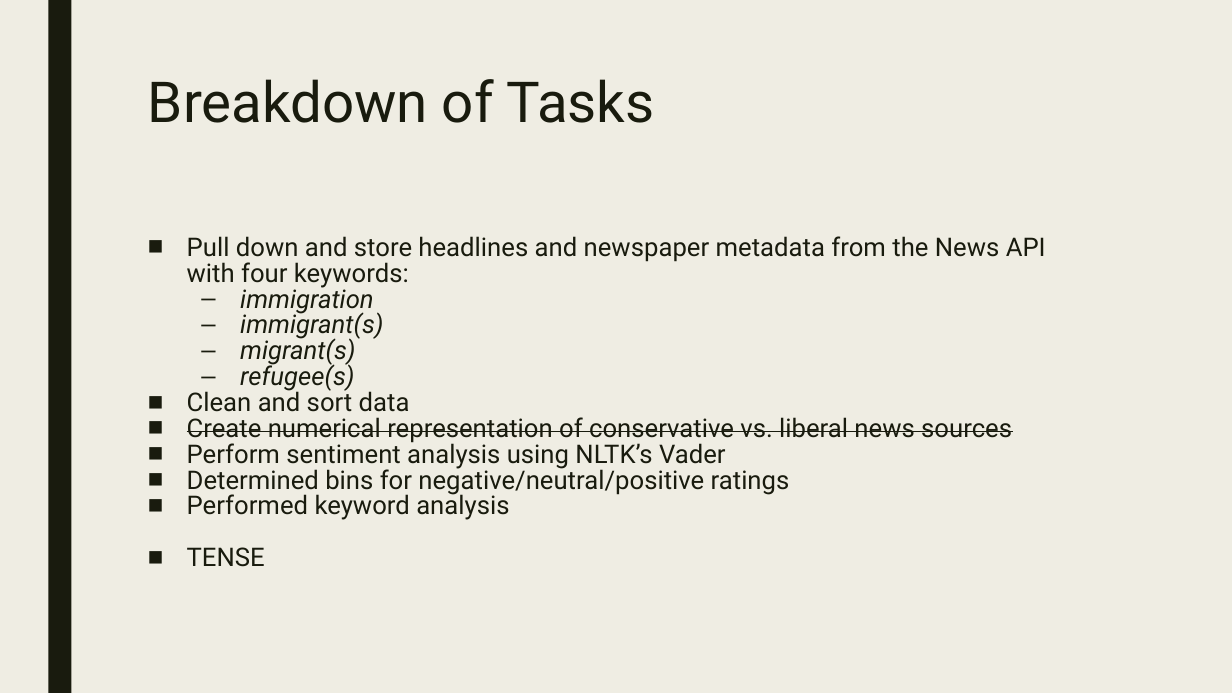
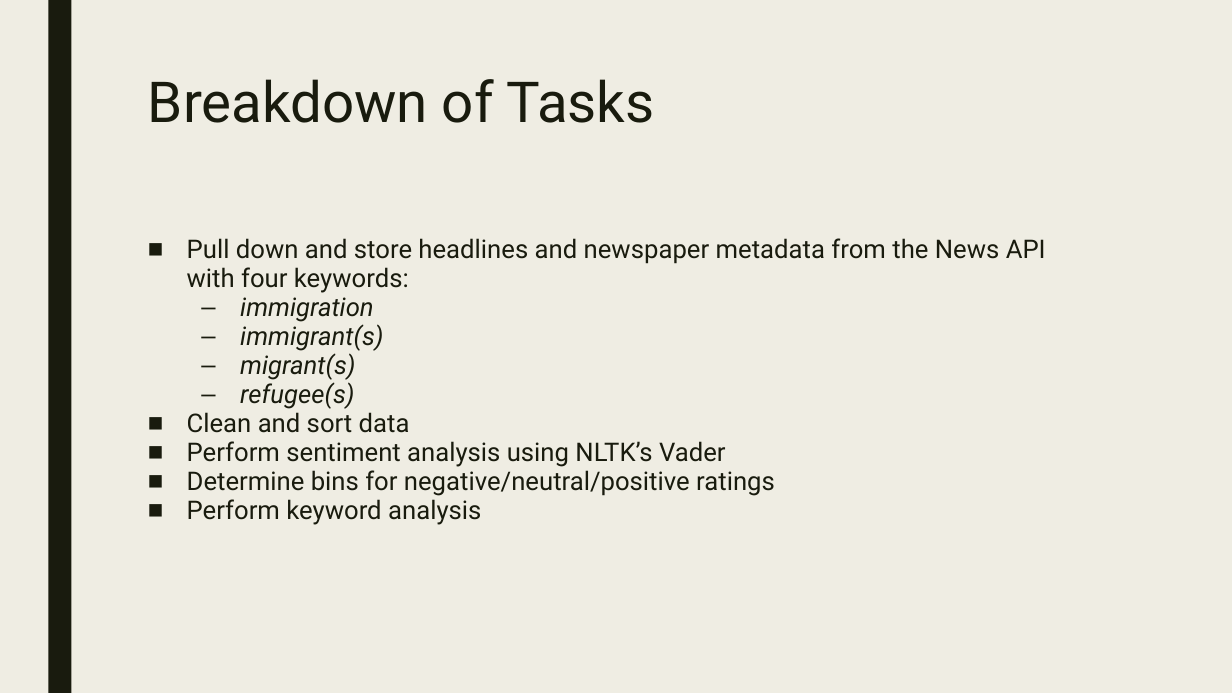
Before and after one commit to James-Ashley/sentiment_analysis, a slide deck: slide 3 of Group_project_deck.pptx. Drawn at 1232x693 pixels with LibreOffice and Linux fonts; fonts in the diff are those of the drawing. Boxes give left, top, right and bottom in pixels: in the first picture for what was removed or moved away, otherwise in the second. Text is boxed around its words. In the diff, an @@ line names an element or a change of style, - is before the commit and + after.

```diff
--- a/Group_project_deck.pptx
+++ b/Group_project_deck.pptx
@@ text at (187,238,1046,467): line spacing 0.84 to 0.94 @@
@@ text at (187,417,1012,443): paragraph removed @@
-■ Create numerical representation of conservative vs. liberal news sources
@@ text at (187,470,775,525): text changed @@
-■ Determined bins for negative/neutral/positive ratings
-■ Performed keyword analysis
-■ TENSE
+■ Determine bins for negative/neutral/positive ratings
+■ Perform keyword analysis
```
Also in this commit, not shown: 4 other slides changed, 4 slides added, 3 slides removed.
